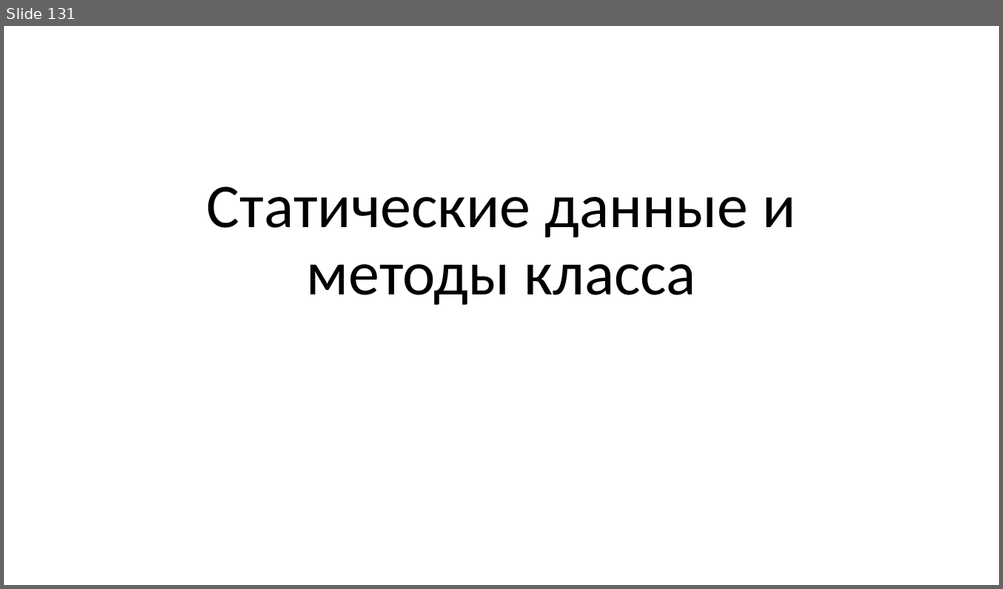
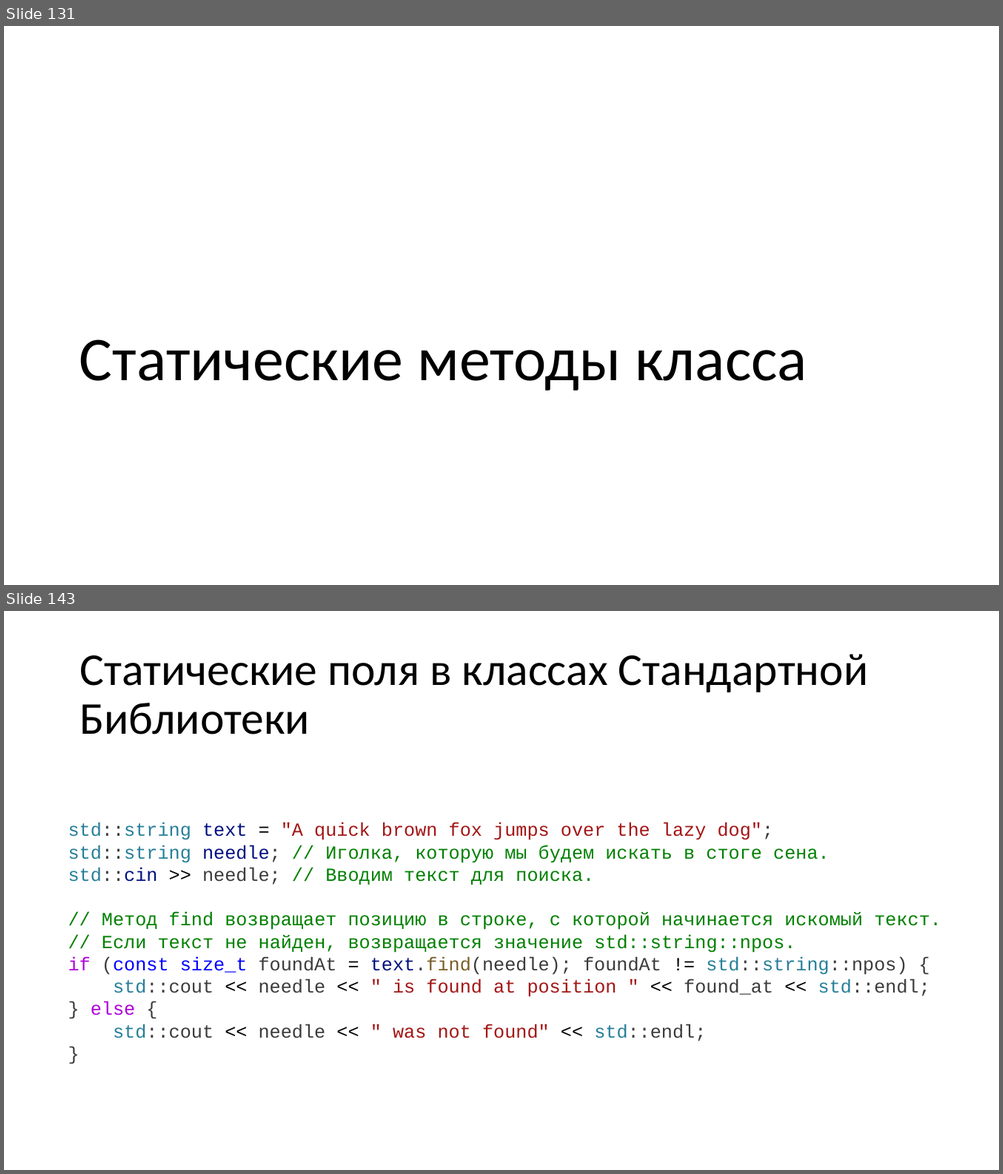
Before and after one commit to alexey-malov/oop, a slide deck: lectures/02/Основы ООП.pptx. Shown one above the other, each under a label of ours: slide 131 before the commit, slides 131 and 143 after it; the slides between them are not shown. The pictures are 1003x589 and 1003x1174 pixels, drawn with LibreOffice and Linux fonts; fonts in the diff are those of the drawing. Boxes give left, top, right and bottom in pixels: in the first picture for what was removed or moved away, otherwise in the second. Text is boxed around its words. In the diff, an @@ line names an element or a change of style, - is before the commit and + after.

Commit message:
Доработал раздел про статические методы и данные

```diff
--- a/lectures/02/Основы ООП.pptx
+++ b/lectures/02/Основы ООП.pptx
@@ slide 143 added at (4,611,999,1170), background #FFFFFF @@
@@ title added at (79,654,868,735), 44 pt, text #000000 @@
+Статические поля в классах Стандартной Библиотеки
@@ text added at (68,823,941,1042), 18 pt, text #008000 @@
+std::string text = "A quick brown fox jumps over the lazy dog";
+std::string needle; // Иголка, которую мы будем искать в стоге сена.
+std::cin >> needle; // Вводим текст для поиска.
+// Метод find возвращает позицию в строке, с которой начинается искомый текст.
+// Если текст не найден, возвращается значение std::string::npos.
+if (const size_t foundAt = text.find(needle); foundAt != std::string::npos) {
+std::cout << needle << " is found at position " << found_at << std::endl;
+} else {
+std::cout << needle << " was not found" << std::endl;
+}
@@ slide 131 changed as well @@
@@ title at (79,340,807,391): text changed @@
-Статические данные и методы класса
+Статические методы класса
```
Also in this commit, not shown: 6 other slides changed, 10 other slides added, 5 slides removed.
